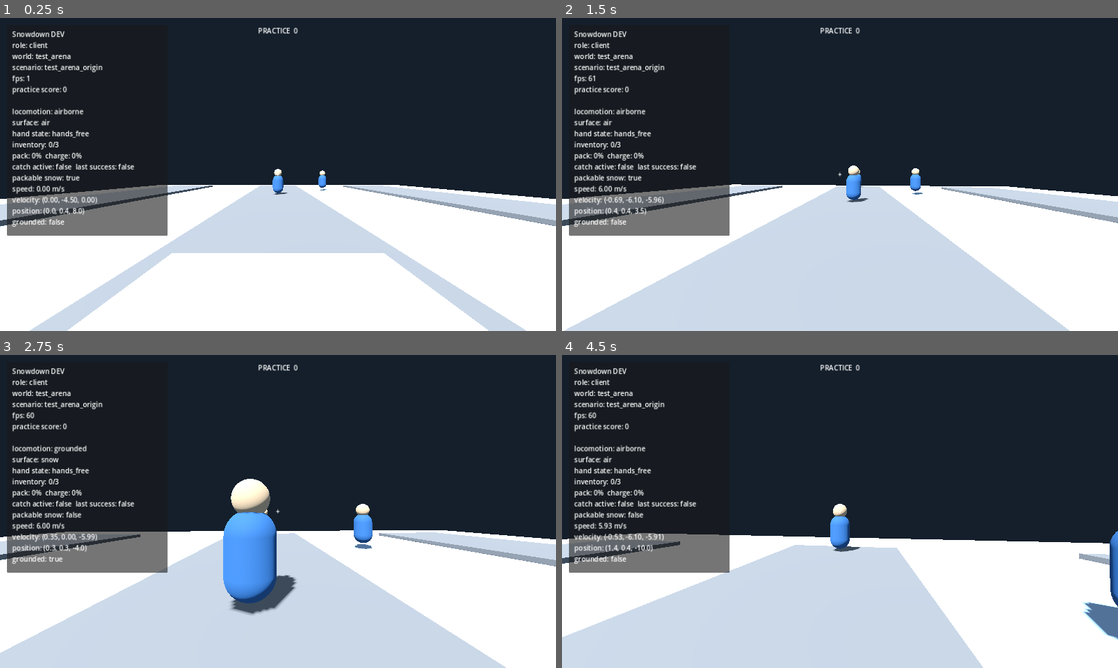
Above: before the commit, frames 1-4 (two rows, left to right).
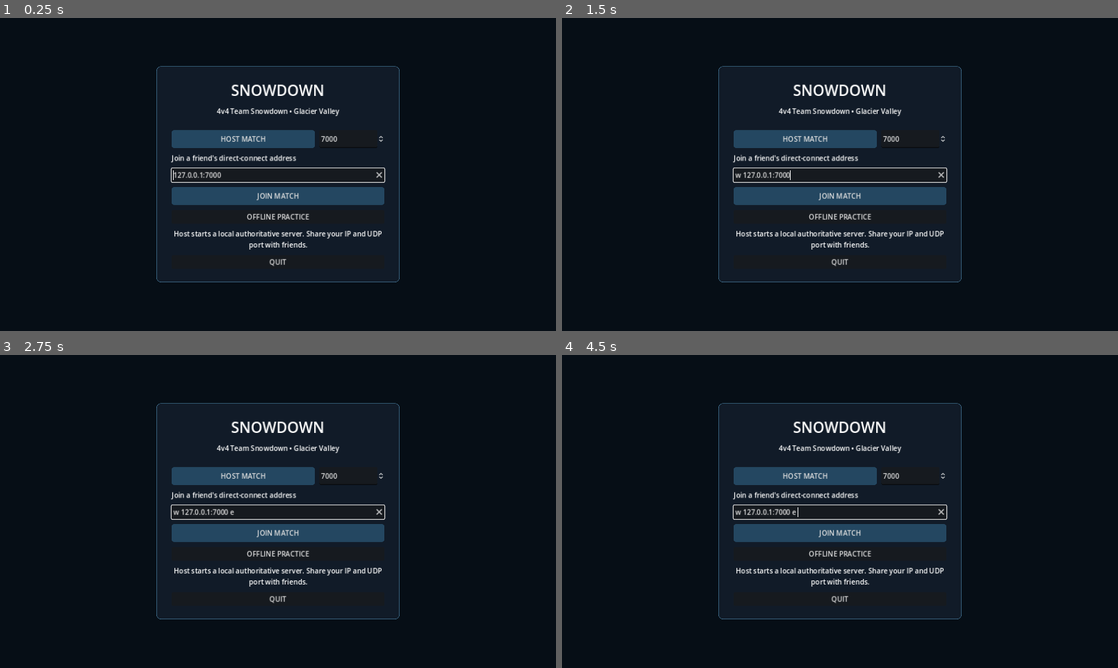
Above: after the commit, the same moments.

Repository: Mohammad-Software-Dev/SnowDownProject
Game: Godot game, scene res://scenes/bootstrap/bootstrap.tscn
Same seed, same stepped clock (60 frames per second), same inputs: the game is played once before the commit and once after it.
Inputs (mouse positions are in pixels of both pictures, inside the frame that each line leads up to):
- Up to frame 1 (0.25 s): no input
- Up to frame 2 (1.5 s): move the mouse to (867, 174) at 0.52 s; hold W (move_forward) from 0.53 s (still down); right-click (867, 174) at 0.6 s; click (867, 174) at 0.67 s; tap Space (jump) at 0.77 s; move the mouse to (812, 174) at 1.27 s; tap Ctrl (crouch_slide) at 1.35 s; click (812, 174) at 1.42 s
- Up to frame 3 (2.75 s): keep holding W (move_forward); tap Space (jump) at 1.52 s; move the mouse to (289, 505) at 2.02 s; hold E (pack_interact) from 2.03 s (still down); click (289, 505) at 2.17 s
- Up to frame 4 (4.5 s): keep holding W (move_forward); move the mouse to (834, 517) at 2.77 s; release E (pack_interact) at 2.78 s; tap Tab (scoreboard) at 2.85 s; click (834, 517) at 2.92 s; tap Space (jump) at 3.02, 3.77 s; move the mouse to (878, 514) at 3.52 s; hold Shift (sprint) 3.53-4.28 s; click (878, 514) at 3.67 s; move the mouse to (795, 508) at 4.27 s; click (795, 508) at 4.35 s

The runs differ from the first frame. In frame 1, 51% of the frame differs, in the area x 0-100%, y 3-100%; in frame 2, 51%; in frame 3, 50%; in frame 4, 49%.

Commit message:
M10: route graphical startup through session menu

Diff:
--- a/src/bootstrap/bootstrap.gd
+++ b/src/bootstrap/bootstrap.gd
@@ -5,9 +5,42 @@
 const NETWORK_SESSION := preload("res://scenes/network/network_session.tscn")
 const DEBUG_OVERLAY := preload("res://scenes/ui/debug_overlay.tscn")
 const PROTOTYPE_HUD := preload("res://scenes/ui/prototype_hud.tscn")
+const SESSION_MENU := preload("res://scenes/ui/session_menu.tscn")
+
+var _host_process := LocalHostProcess.new()
+var _menu: SessionMenu
+var _runtime_started: bool = false
 
 func _ready() -> void:
 	App.configure_from_command_line(OS.get_cmdline_user_args())
+	if _should_show_session_menu():
+		_show_session_menu()
+	else:
+		_start_configured_runtime()
+
+func _exit_tree() -> void:
+	_host_process.stop()
+
+func _should_show_session_menu() -> bool:
+	return DisplayServer.get_name() != "headless" and not App.has_explicit_launch_arguments()
+
+func _show_session_menu() -> void:
+	Input.mouse_mode = Input.MOUSE_MODE_VISIBLE
+	_menu = SESSION_MENU.instantiate() as SessionMenu
+	add_child(_menu)
+	_menu.host_requested.connect(_on_host_requested)
+	_menu.join_requested.connect(_on_join_requested)
+	_menu.offline_requested.connect(_on_offline_requested)
+	_menu.quit_requested.connect(func() -> void: get_tree().quit(0))
+
+func _start_configured_runtime() -> void:
+	if _runtime_started:
+		return
+	_runtime_started = true
+	if _menu != null:
+		_menu.queue_free()
+		_menu = null
+
 	var world_scene: PackedScene = GLACIER_VALLEY if App.active_world == &"glacier_valley" else TEST_ARENA
 	add_child(world_scene.instantiate())
 
@@ -17,3 +50,31 @@
 	if not App.is_server_runtime():
 		add_child(PROTOTYPE_HUD.instantiate())
 		add_child(DEBUG_OVERLAY.instantiate())
+
+func _on_host_requested(port: int) -> void:
+	if _menu == null:
+		return
+	_menu.set_busy(true)
+	_menu.show_status("Starting authoritative server on UDP %d…" % port)
+	var error := _host_process.start(port)
+	if error != OK:
+		_menu.set_busy(false)
+		_menu.show_status("Could not start the local server: %s" % error_string(error), true)
+		return
+	# The server is the same project in headless authoritative mode. A short startup grace
+	# keeps the client from racing Godot project initialization on slower machines.
+	await get_tree().create_timer(0.75).timeout
+	if not _host_process.is_running():
+		_menu.set_busy(false)
+		_menu.show_status("The local server exited during startup.", true)
+		return
+	App.configure_for_join("127.0.0.1", port)
+	_start_configured_runtime()
+
+func _on_join_requested(host: String, port: int) -> void:
+	App.configure_for_join(host, port)
+	_start_configured_runtime()
+
+func _on_offline_requested() -> void:
+	App.configure_for_offline_glacier_valley()
+	_start_configured_runtime()
